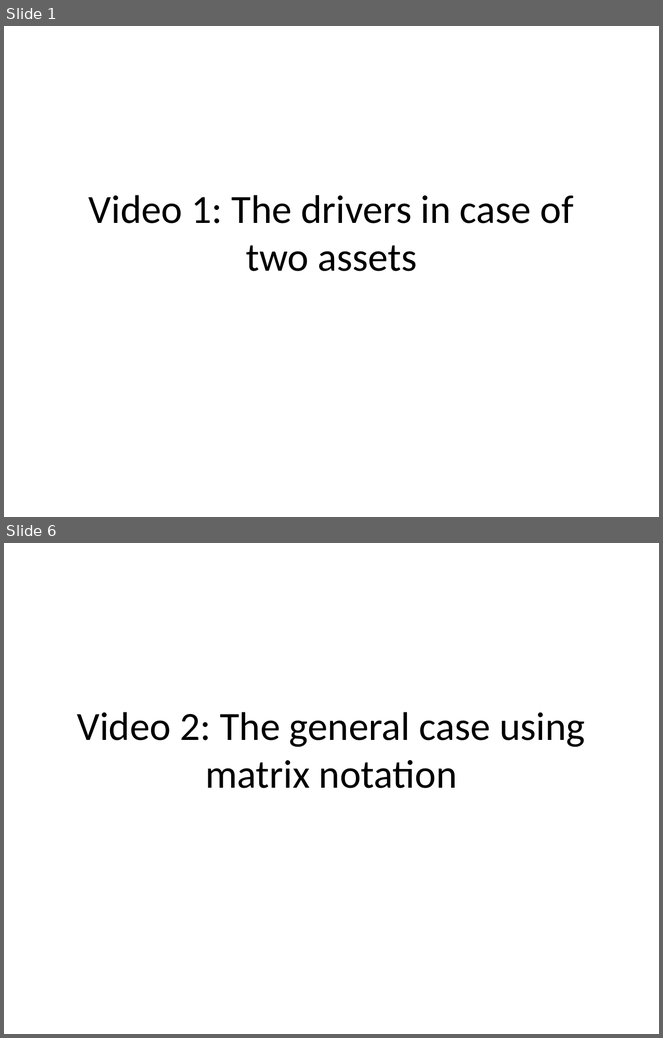
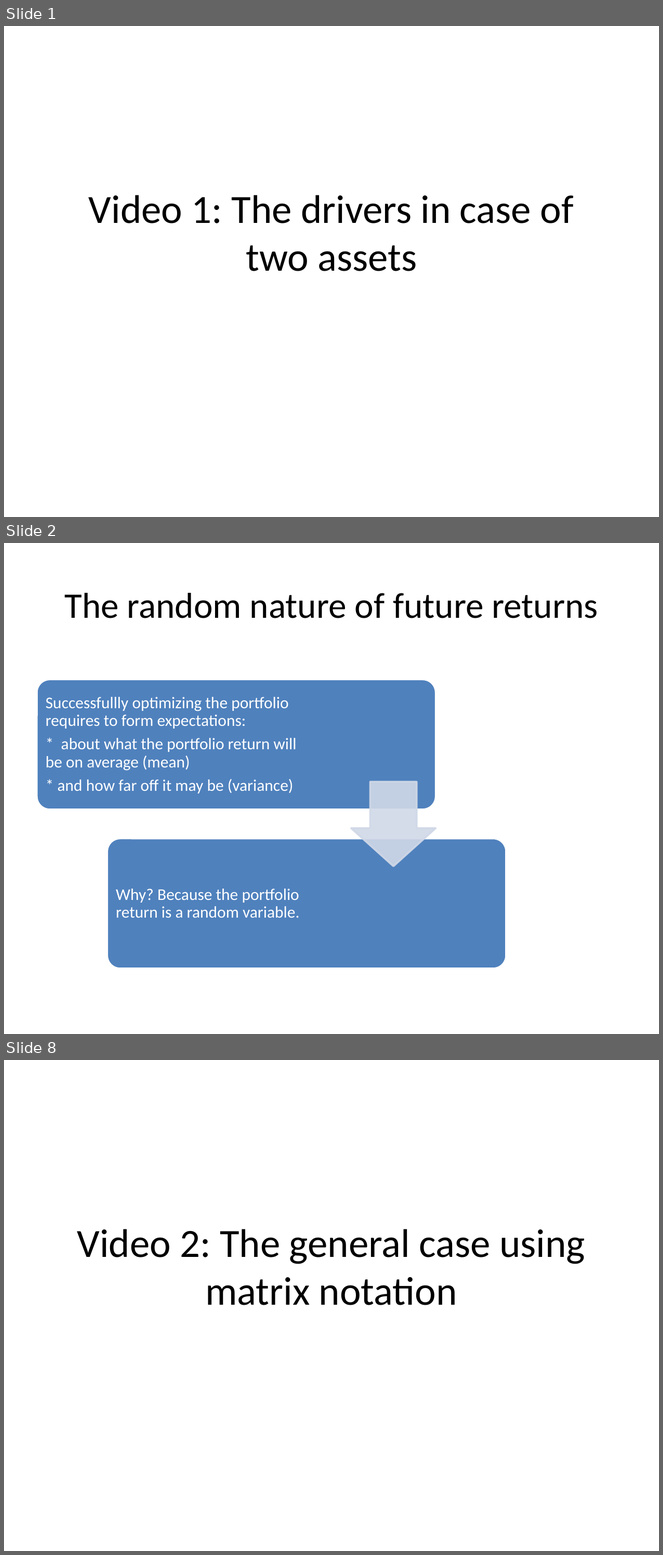
Before and after one commit to saciestudio/courses-intro-portfolio-analysis, a slide deck: slides_backup/Chapter3.pptx. Shown one above the other, each under a label of ours: slides 1 and 6 before the commit, slides 1, 2 and 8 after it; the slides between them are not shown. The pictures are 663x1038 and 663x1555 pixels, drawn with LibreOffice and Linux fonts; fonts in the diff are those of the drawing. Boxes give left, top, right and bottom in pixels: in the first picture for what was removed or moved away, otherwise in the second. Text is boxed around its words. In the diff, an @@ line names an element or a change of style, - is before the commit and + after.

```diff
--- a/slides_backup/Chapter3.pptx
+++ b/slides_backup/Chapter3.pptx
@@ slide 2 added at (4,543,659,1034), background #FFFFFF @@
@@ title added at (64,593,598,618), 39.6 pt, text #000000 @@
+The random nature of future returns
@@ group added at (37,679,506,969): 2 rounded rectangles, 2 texts, 1 down arrow @@
+Successfullly optimizing the portfolio requires to form expectations:
+* about what the portfolio return will be on average (mean)
+* and how far off it may be (variance)
+Why? Because the portfolio return is a random variable.
@@ what was slide 6 is now slide 8 @@
```
Also in this commit, not shown: 1 slide changed, 10 other slides added, 2 other files.
